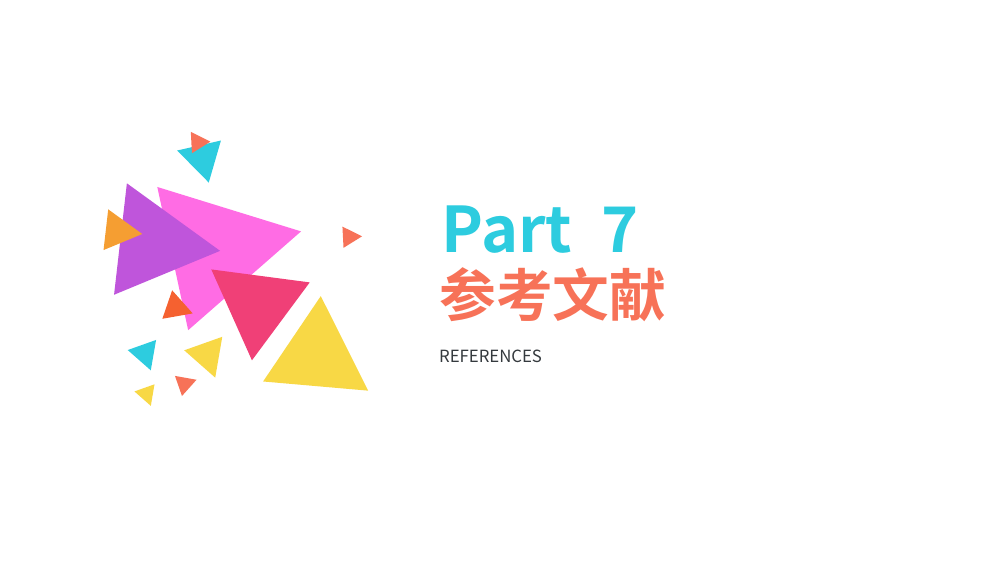
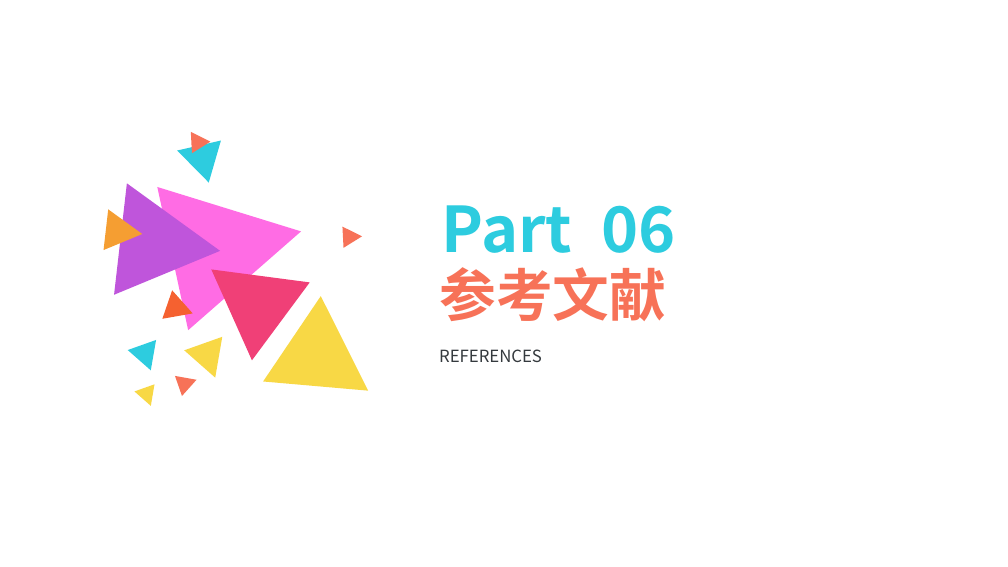
Before and after one commit to PRD2018-G12/SE-Education-Assistant-System, a slide deck: slide 32 of 非受控文档/UML翻转课堂/UML基础IV 综合应用和问题解答.pptx. Drawn at 1008x567 pixels with LibreOffice and Linux fonts; fonts in the diff are those of the drawing. Boxes give left, top, right and bottom in pixels: in the first picture for what was removed or moved away, otherwise in the second. Text is boxed around its words. In the diff, an @@ line names an element or a change of style, - is before the commit and + after.

```diff
--- a/非受控文档/UML翻转课堂/UML基础IV 综合应用和问题解答.pptx
+++ b/非受控文档/UML翻转课堂/UML基础IV 综合应用和问题解答.pptx
@@ text at bbox=[442, 205, 675, 253]: text changed @@
-Part 7
+Part 06
```
Also in this commit, not shown: 3 other slides changed.
